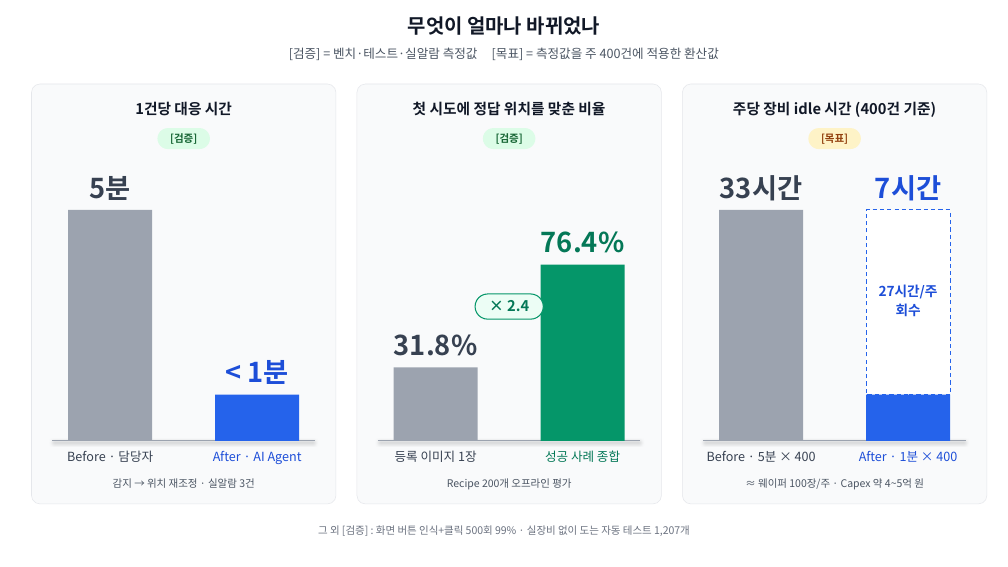
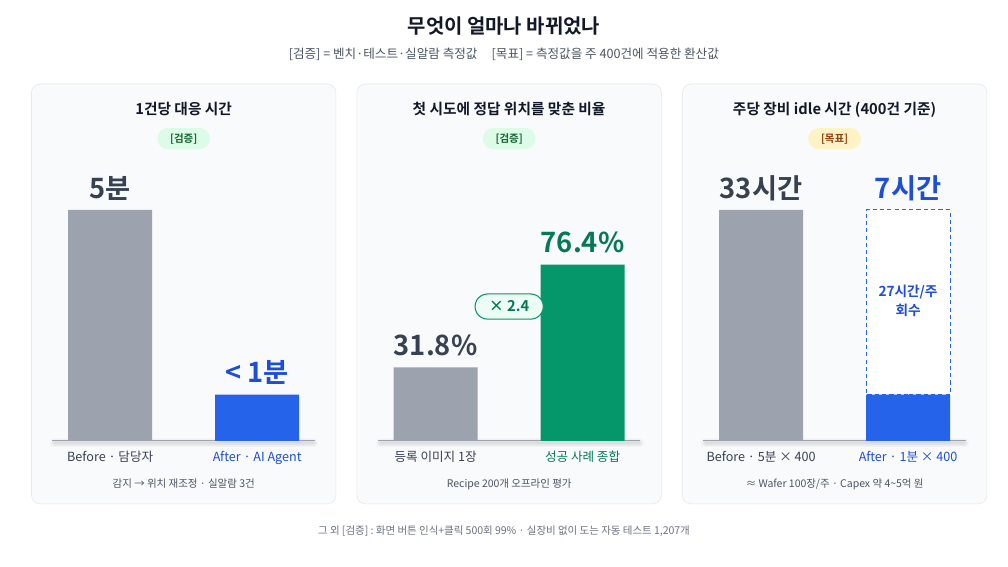
Before and after one commit to DarrenKoi/auto_recipe_creator, a slide deck: slide 3 of docs/project_progress/img/07/07_slides.pptx. Drawn at 1008x567 pixels with LibreOffice and Linux fonts; fonts in the diff are those of the drawing. Boxes give left, top, right and bottom in pixels: in the first picture for what was removed or moved away, otherwise in the second. Text is boxed around its words. In the diff, an @@ line names an element or a change of style, - is before the commit and + after.

```diff
--- a/docs/project_progress/img/07/07_slides.pptx
+++ b/docs/project_progress/img/07/07_slides.pptx
@@ text at [759,478,924,490]: text changed @@
-≈ 웨이퍼 100장/주 · Capex 약 4~5억 원
+≈ Wafer 100장/주 · Capex 약 4~5억 원
```
Also in this commit, not shown: 2 other slides changed, 6 other files.
